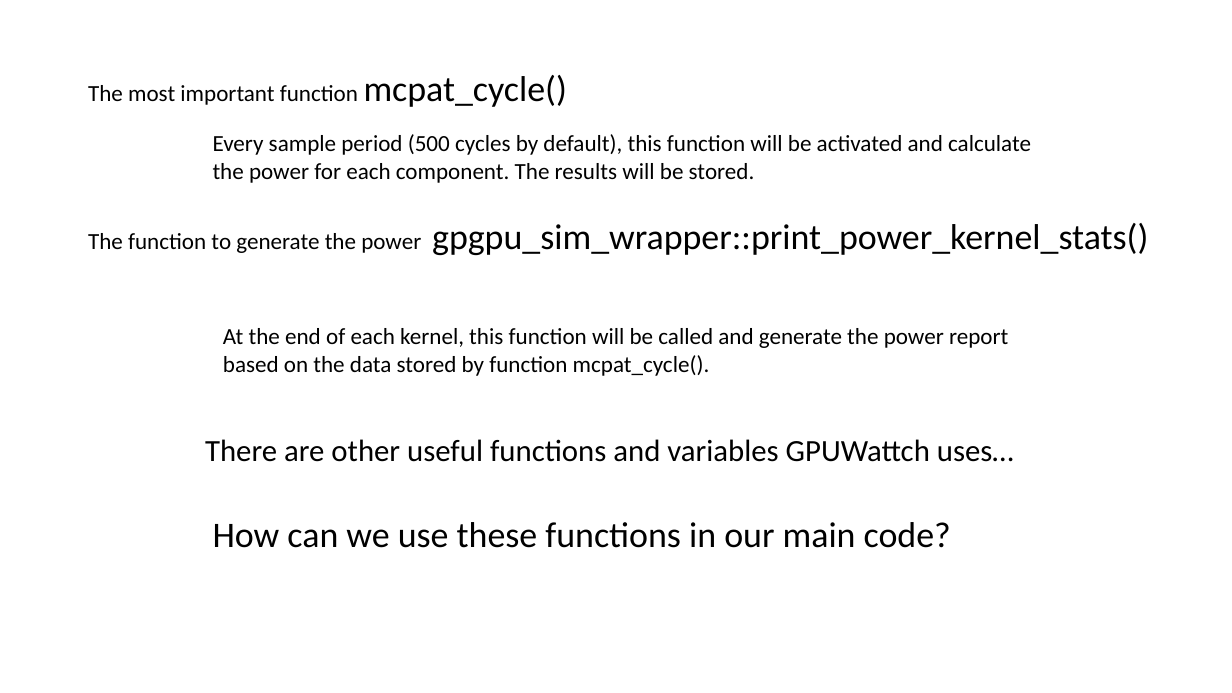
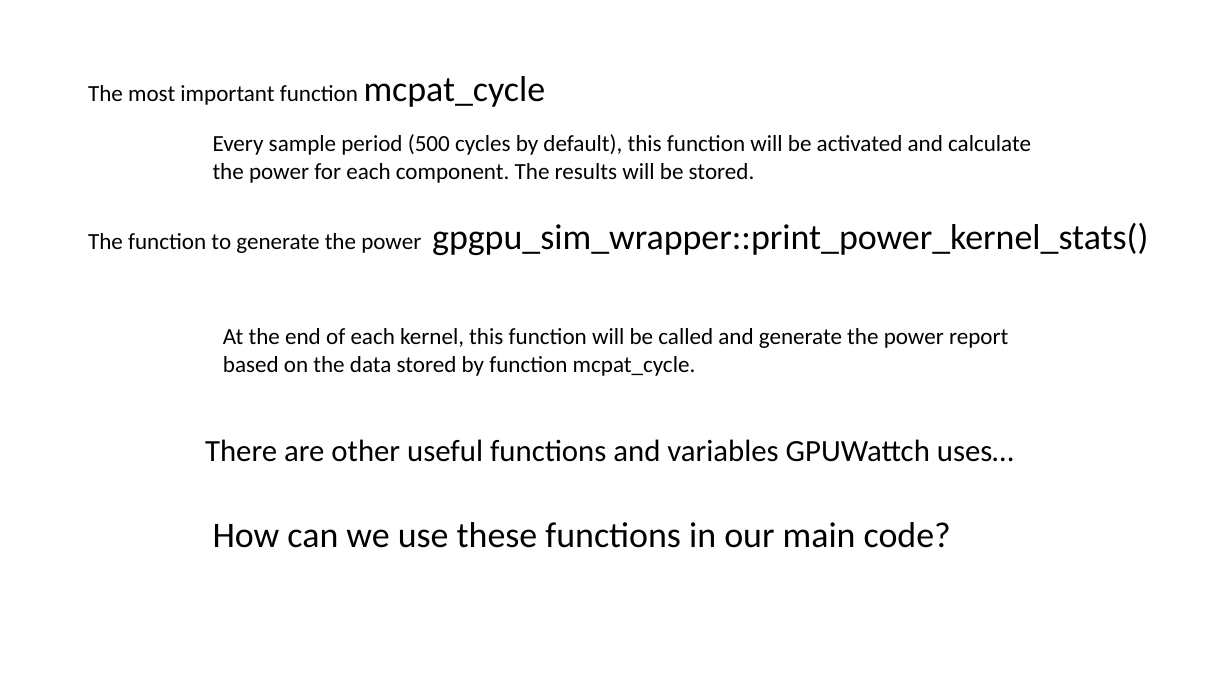
Before and after one commit to shenzongyi1997/GPU_learning, a slide deck: slide 8 of presentation/Shen Zongyi.pptx (slide 7 before the commit). Drawn at 1232x693 pixels with LibreOffice and Linux fonts; fonts in the diff are those of the drawing. Boxes give left, top, right and bottom in pixels: in the first picture for what was removed or moved away, otherwise in the second. Text is boxed around its words. In the diff, an @@ line names an element or a change of style, - is before the commit and + after.

```diff
--- a/presentation/Shen Zongyi.pptx
+++ b/presentation/Shen Zongyi.pptx
@@ text at (88, 76, 546, 107): text changed @@
-The most important function mcpat_cycle()
+The most important function mcpat_cycle
@@ text at (223, 356, 696, 376): text changed @@
-based on the data stored by function mcpat_cycle().
+based on the data stored by function mcpat_cycle.
```
Also in this commit, not shown: 1 other slide changed, 8 slides added.
